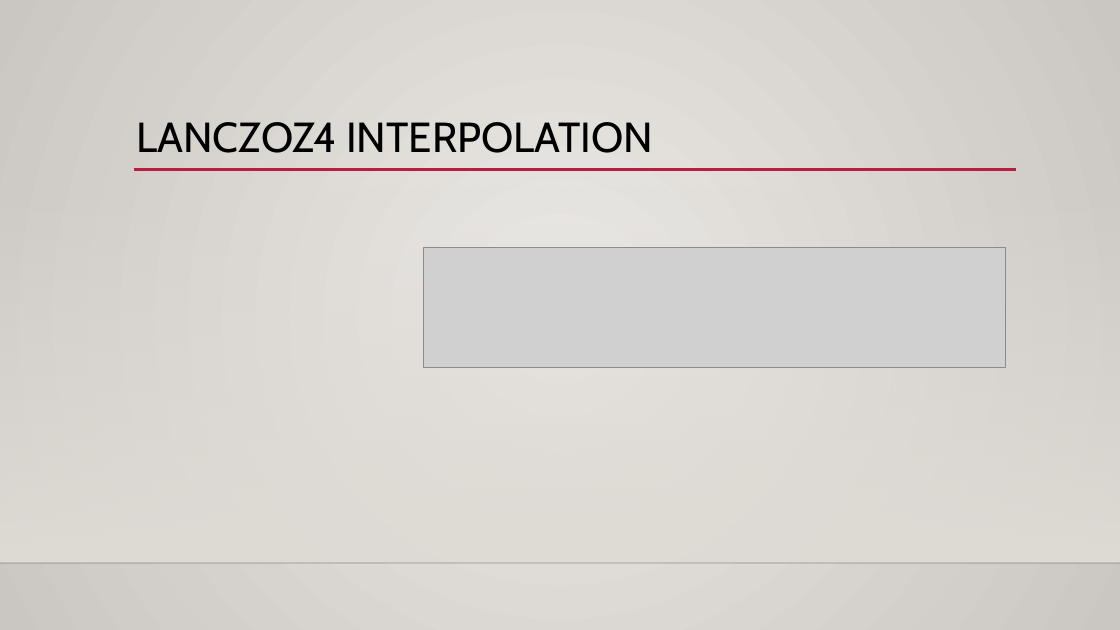
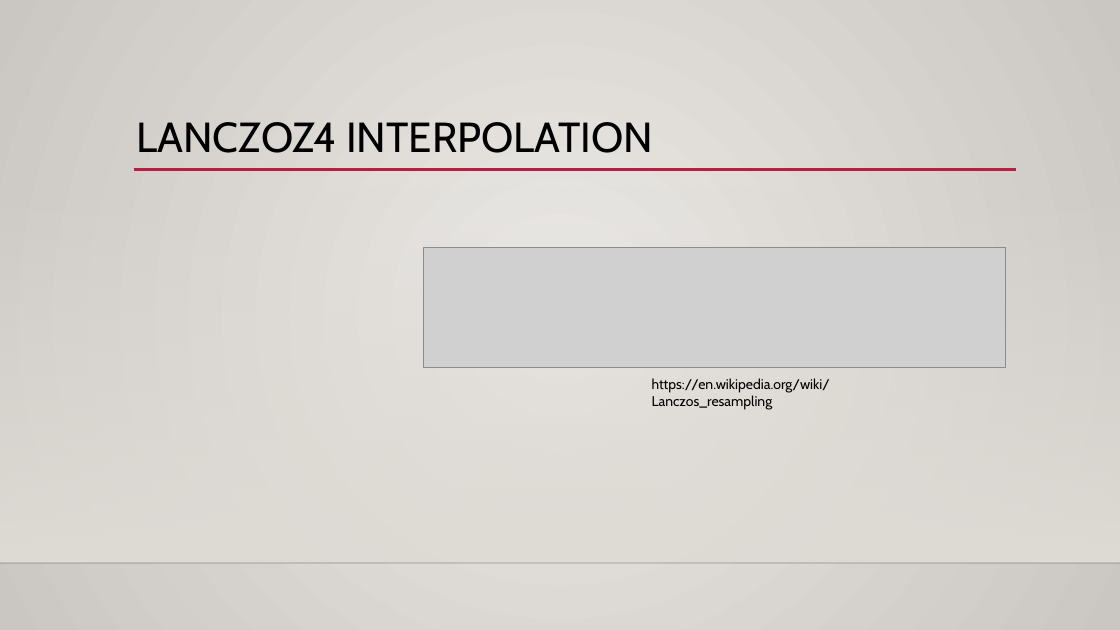
Before and after one commit to michaeltran/DIP-Image-Geometric-Transformation, a slide deck: slide 16 of DIP_Presentation.pptx (slide 13 before the commit). Drawn at 1120x630 pixels with LibreOffice and Linux fonts; fonts in the diff are those of the drawing; grey boxes stand for pictures; background and template pictures are left out. Boxes give left, top, right and bottom in pixels: in the first picture for what was removed or moved away, otherwise in the second. Text is boxed around its words. In the diff, an @@ line names an element or a change of style, - is before the commit and + after.

```diff
--- a/DIP_Presentation.pptx
+++ b/DIP_Presentation.pptx
@@ text added at (652, 378, 830, 410), 12 pt, text #000000 @@
+https://en.wikipedia.org/wiki/Lanczos_resampling
```
Also in this commit, not shown: 17 other slides changed, 3 slides added.
